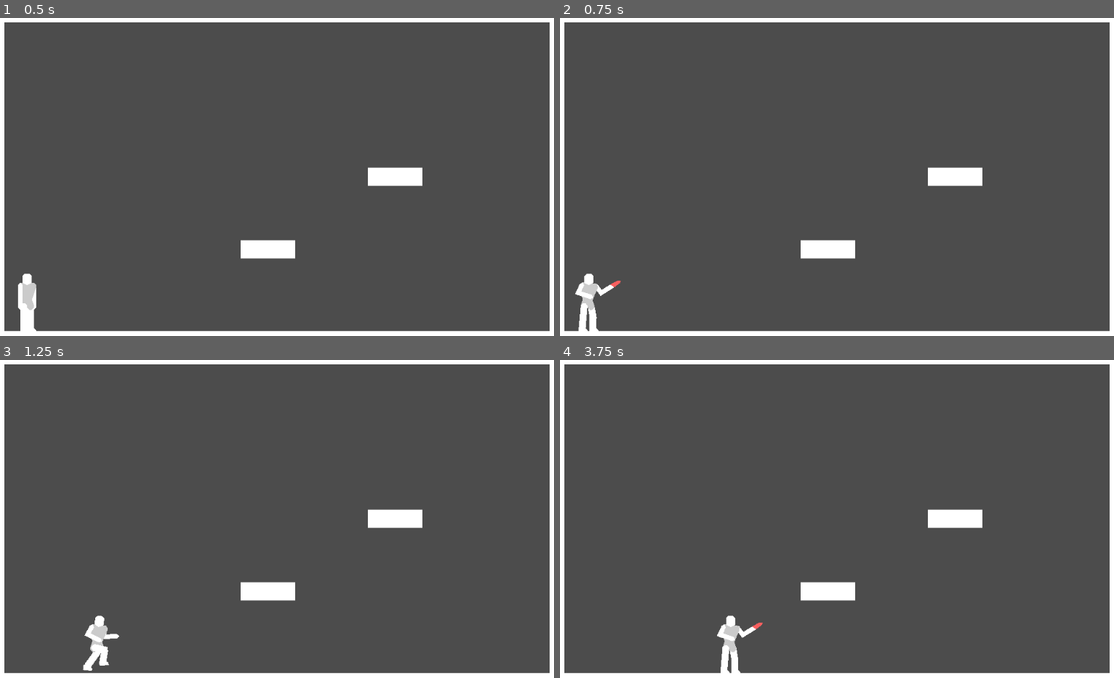
Above: before the commit, frames 1-4 (two rows, left to right).
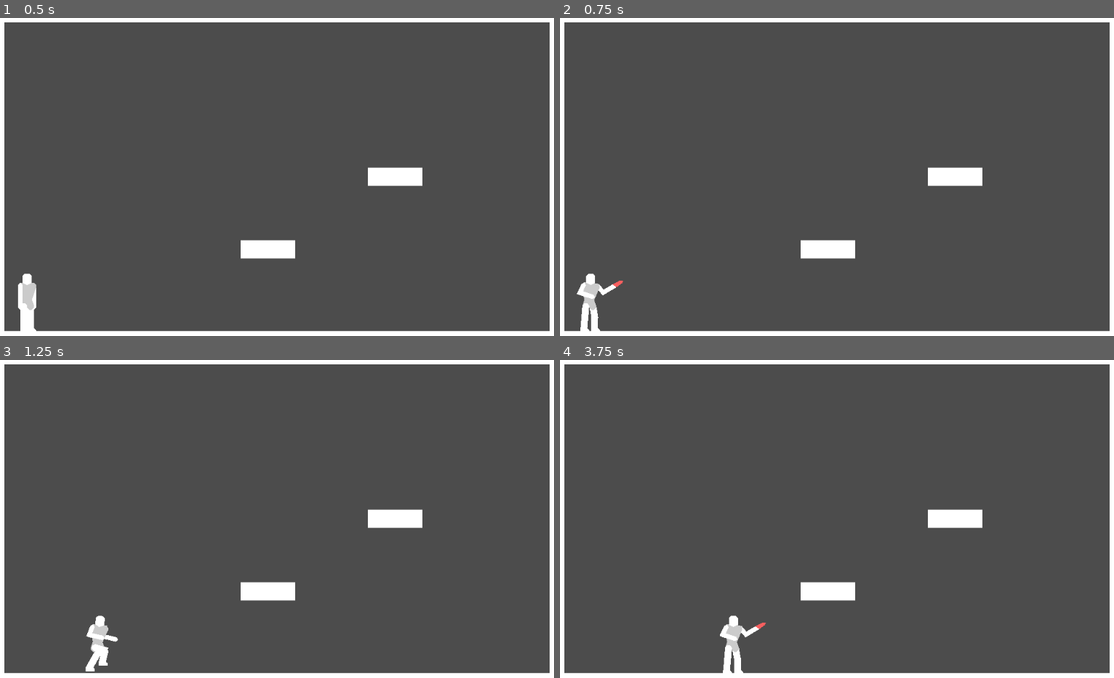
Above: after the commit, the same moments.

Repository: DarknessCatt/Lost-Soul
Game: Godot game, scene res://Maps/Debug_Map/Debug_Map.tscn
Two runs of this game, one before a commit and one after it. Both use one fixed random seed, a clock stepped at 60 frames per second and the inputs below. The project has no main scene, so this scene is started directly.
Inputs:
- Up to frame 1 (0.5 s): no input
- Up to frame 2 (0.75 s): tap Enter at 0.5 s; hold Right (hero_right) from 0.53 s (still down); hold C (hero_attack) from 0.53 s (still down)
- Up to frame 3 (1.25 s): keep holding Right (hero_right); keep holding C (hero_attack); tap Z (hero_jump) at 0.77 s
- Up to frame 4 (3.75 s): release C (hero_attack) at 1.28 s; tap C (hero_attack) at 1.35, 2.85 s; tap Z (hero_jump) at 1.52, 3.02 s; release Right (hero_right) at 2.03 s; hold Left (hero_left) 2.03-2.78 s; hold C (hero_attack) 2.03-2.78 s; hold Right (hero_right) from 2.78 s (still down); hold C (hero_attack) from 3.53 s (still down)

Frame 1 is identical in both runs. In frame 2, 0.3% of the frame differs, in the area x 2-12%, y 80-99%; in frame 3, 0.2%; in frame 4, 0.4%, in the area x 28-38%, y 80-99%.

Commit message:
Jab2 and Combo

Diff:
--- a/Lost_Soul/Entities/Hero/FSM/Buffer.gd
+++ b/Lost_Soul/Entities/Hero/FSM/Buffer.gd
@@ -21,3 +21,15 @@
 
 func _on_Coyote_Timer_timeout():
 	can_coyote = false
+
+#Combo Counter
+var attack_num : int = 0
+
+func _register_attack(num : int):
+	attack_num = num
+
+func _attack_end():
+	$Combo_Timer.start()
+
+func _on_Combo_Timer_timeout():
+	attack_num = 0
--- a/Lost_Soul/Entities/Hero/FSM/GroundAttack.gd
+++ b/Lost_Soul/Entities/Hero/FSM/GroundAttack.gd
@@ -1,20 +1,58 @@
 extends "State.gd"
 
 const NORMAL : Vector2 = Vector2(0, -1)
+const MOVE_SPEED : int = 900
 
 var attacking : bool = false
+var attack_buffered : bool = false
+
+onready var buffer : Node = $"../Buffer"
+onready var combo_info : Array = [["Jab1", $Jab1], ["Jab2", $Jab2]]
 
 func enter(_Player : KinematicBody2D) -> void:
 	_Player.speed.x = 0
-	_Player._change_anim("Jab1")
-	attacking = true
-	$Jab1.start()
+	self.attack(_Player)
 
 func update(_Player: KinematicBody2D, delta : float) -> void:
+	var speed = 0
+
+	if Input.is_action_pressed("hero_right"):
+		speed += MOVE_SPEED*delta
+
+	if Input.is_action_pressed("hero_left"):
+		speed -= MOVE_SPEED*delta
+
+	_Player.speed.x = speed
+
 	_Player.move_and_slide(_Player.speed, NORMAL)
 
 	if not attacking:
-		_Player._change_state($"../OnGround")
+		if attack_buffered:
+			attack(_Player)
+			attack_buffered = false
+		else:
+			buffer._attack_end()
+			_Player._change_state($"../OnGround")
+
+func attack(_Player : KinematicBody2D):
+	var num = buffer.attack_num
+	var attack = combo_info[num]
+
+	_Player._change_anim(attack[0])
+	attack[1].start()
+	attacking = true
+
+	if num+1 == len(combo_info):
+		num = -1
+
+	buffer._register_attack(num+1)
+
+func input(_Player: KinematicBody2D, event : InputEvent) -> void:
+	if event.is_action_pressed("hero_attack"):
+		attack_buffered = true
 
 func _on_Jab1_timeout():
 	attacking = false
+
+func _on_Jab2_timeout():
+	attacking = false
--- a/Lost_Soul/Entities/Hero/Hero.tscn
+++ b/Lost_Soul/Entities/Hero/Hero.tscn
@@ -187,7 +187,7 @@
 }
 tracks/5/type = "value"
 tracks/5/path = NodePath("Body/Hip/Torso/Right_Arm:rotation_degrees")
-tracks/5/interp = 2
+tracks/5/interp = 1
 tracks/5/loop_wrap = true
 tracks/5/imported = false
 tracks/5/enabled = true
@@ -199,7 +199,7 @@
 }
 tracks/6/type = "value"
 tracks/6/path = NodePath("Body/Hip/Torso/Right_Arm/Right_Hand:rotation_degrees")
-tracks/6/interp = 2
+tracks/6/interp = 1
 tracks/6/loop_wrap = true
 tracks/6/imported = false
 tracks/6/enabled = true
@@ -304,6 +304,179 @@
 "transitions": PoolRealArray( 1, 1, 1, 1 ),
 "update": 0,
 "values": [ Vector2( 0, 0 ), Vector2( 3, 0 ), Vector2( 3, 0 ), Vector2( 0, 0 ) ]
+}
+
+[sub_resource type="Animation" id=8]
+resource_name = "Jab2"
+length = 0.35
+step = 0.01
+tracks/0/type = "value"
+tracks/0/path = NodePath("Body/Hip/Torso:rotation_degrees")
+tracks/0/interp = 1
+tracks/0/loop_wrap = true
+tracks/0/imported = false
+tracks/0/enabled = true
+tracks/0/keys = {
+"times": PoolRealArray( 0, 0.12, 0.17, 0.3 ),
+"transitions": PoolRealArray( 1, 1, 1, 1 ),
+"update": 0,
+"values": [ 0.0, 15.0, 15.0, 0.0 ]
+}
+tracks/1/type = "value"
+tracks/1/path = NodePath("Body/Hip/Torso/Head:rotation_degrees")
+tracks/1/interp = 1
+tracks/1/loop_wrap = true
+tracks/1/imported = false
+tracks/1/enabled = true
+tracks/1/keys = {
+"times": PoolRealArray( 0, 0.12, 0.3 ),
+"transitions": PoolRealArray( 1, 1, 1 ),
+"update": 0,
+"values": [ 0.0, -15.0, 0.0 ]
+}
+tracks/2/type = "value"
+tracks/2/path = NodePath("Body/Hip/Torso/Left_Arm:rotation_degrees")
+tracks/2/interp = 1
+tracks/2/loop_wrap = true
+tracks/2/imported = false
+tracks/2/enabled = true
+tracks/2/keys = {
+"times": PoolRealArray( 0, 0.03, 0.12, 0.17, 0.3 ),
+"transitions": PoolRealArray( 1, 1, 1, 1, 1 ),
+"update": 0,
+"values": [ 14.5108, 0.0, -120.0, -120.0, -15.0 ]
+}
+tracks/3/type = "value"
+tracks/3/path = NodePath("Body/Hip/Torso/Left_Arm/Left_Hand:rotation_degrees")
+tracks/3/interp = 1
+tracks/3/loop_wrap = true
+tracks/3/imported = false
+tracks/3/enabled = true
+tracks/3/keys = {
+"times": PoolRealArray( 0, 0.03, 0.12, 0.17, 0.3 ),
+"transitions": PoolRealArray( 1, 1, 1, 1, 1 ),
+"update": 0,
+"values": [ -89.9999, -44.9999, -89.9999, -89.9999, -120.0 ]
+}
+tracks/4/type = "value"
+tracks/4/path = NodePath("Body/Hip/Torso/Right_Arm:rotation_degrees")
+tracks/4/interp = 1
+tracks/4/loop_wrap = true
+tracks/4/imported = false
+tracks/4/enabled = true
+tracks/4/keys = {
+"times": PoolRealArray( 0, 0.12, 0.17, 0.3 ),
+"transitions": PoolRealArray( 1, 1, 1, 1 ),
+"update": 0,
+"values": [ -15.0, 30.0, 30.0, -30.0 ]
+}
+tracks/5/type = "value"
+tracks/5/path = NodePath("Body/Hip/Torso/Right_Arm/Right_Hand:rotation_degrees")
+tracks/5/interp = 1
+tracks/5/loop_wrap = true
+tracks/5/imported = false
+tracks/5/enabled = true
+tracks/5/keys = {
+"times": PoolRealArray( 0, 0.12, 0.17, 0.3 ),
+"transitions": PoolRealArray( 1, 1, 1, 1 ),
+"update": 0,
+"values": [ -120.0, -89.9999, -89.9999, -120.0 ]
+}
+tracks/6/type = "value"
+tracks/6/path = NodePath("Body/Hip/Left_Leg:rotation_degrees")
+tracks/6/interp = 1
+tracks/6/loop_wrap = true
+tracks/6/imported = false
+tracks/6/enabled = true
+tracks/6/keys = {
+"times": PoolRealArray( 0, 0.12, 0.3 ),
+"transitions": PoolRealArray( 1, 1, 1 ),
+"update": 0,
+"values": [ 5.0, 20.0, 5.0 ]
+}
+tracks/7/type = "value"
+tracks/7/path = NodePath("Body/Hip/Left_Leg/Left_Shin:rotation_degrees")
+tracks/7/interp = 1
+tracks/7/loop_wrap = true
+tracks/7/imported = false
+tracks/7/enabled = true
+tracks/7/keys = {
+"times": PoolRealArray( 0, 0.12, 0.3 ),
+"transitions": PoolRealArray( 1, 1, 1 ),
+"update": 0,
+"values": [ 0.723357, 0.723357, 0.723357 ]
+}
+tracks/8/type = "value"
+tracks/8/path = NodePath("Body/Hip/Left_Leg/Left_Shin/Left_Foot:rotation_degrees")
+tracks/8/interp = 1
+tracks/8/loop_wrap = true
+tracks/8/imported = false
+tracks/8/enabled = true
+tracks/8/keys = {
+"times": PoolRealArray( 0, 0.12, 0.3 ),
+"transitions": PoolRealArray( 1, 1, 1 ),
+"update": 0,
+"values": [ -5.0, -20.0, -5.0 ]
+}
+tracks/9/type = "value"
+tracks/9/path = NodePath("Body/Hip/Right_Leg:rotation_degrees")
+tracks/9/interp = 1
+tracks/9/loop_wrap = true
+tracks/9/imported = false
+tracks/9/enabled = true
+tracks/9/keys = {
+"times": PoolRealArray( 0, 0.12, 0.3 ),
+"transitions": PoolRealArray( 1, 1, 1 ),
+"update": 0,
+"values": [ -5.0, -35.0, -5.0 ]
+}
+tracks/10/type = "value"
+tracks/10/path = NodePath("Body/Hip/Right_Leg/Right_Shin:rotation_degrees")
+tracks/10/interp = 1
+tracks/10/loop_wrap = true
+tracks/10/imported = false
+tracks/10/enabled = true
+tracks/10/keys = {
+"times": PoolRealArray( 0, 0.12, 0.3 ),
+"transitions": PoolRealArray( 1, 1, 1 ),
+"update": 0,
+"values": [ 5.0, 35.0, 5.0 ]
+}
+tracks/11/type = "value"
+tracks/11/path = NodePath("Body/Hip/Right_Leg/Right_Shin/Right_Foot:rotation_degrees")
+tracks/11/interp = 1
+tracks/11/loop_wrap = true
+tracks/11/imported = false
+tracks/11/enabled = true
+tracks/11/keys = {
+"times": PoolRealArray( 0, 0.12, 0.3 ),
+"transitions": PoolRealArray( 1, 1, 1 ),
+"update": 0,
+"values": [ 0.0, 0.0, 0.0 ]
+}
+tracks/12/type = "value"
+tracks/12/path = NodePath("Body/Hip:position")
+tracks/12/interp = 1
+tracks/12/loop_wrap = true
+tracks/12/imported = false
+tracks/12/enabled = true
+tracks/12/keys = {
+"times": PoolRealArray( 0, 0.12, 0.3 ),
+"transitions": PoolRealArray( 1, 1, 1 ),
+"update": 0,
+"values": [ Vector2( 0, 0 ), Vector2( 9, 1 ), Vector2( 0, 0 ) ]
+}
+tracks/13/type = "value"
+tracks/13/path = NodePath("Body/Hip/Torso/Left_Arm/Left_Hand/Left_Weapon:polygon")
+tracks/13/interp = 1
+tracks/13/loop_wrap = true
+tracks/13/imported = false
+tracks/13/enabled = true
+tracks/13/keys = {
+"times": PoolRealArray( 0, 0.02, 0.05, 0.12, 0.17, 0.28, 0.3 ),
+"transitions": PoolRealArray( 1, 1, 1, 1, 1, 1, 1 ),
+"update": 0,
+"values": [ PoolVector2Array(  ), PoolVector2Array( 4.23493, 22.1196, -3.29588, 22.343, -2.81228, 23.6266, -1.80195, 24.9682, -1.17752, 25.607, 0.251969, 25.6929, 1.16178, 25.7449, 1.915, 25.1201, 2.9336, 23.8791 ), PoolVector2Array( 4.23493, 22.1196, -3.29588, 22.343, -2.09382, 28.6103, -4.04446, 35.1066, -10.44, 45.9598, -24.8927, 61.0108, -10.4297, 51.1812, -0.387618, 37.6208, 3.89169, 28.9944 ), PoolVector2Array( 4.23493, 22.1196, -3.29588, 22.343, -0.417412, 40.2389, -9.27699, 58.7629, -31.7856, 64.7746, -47.1772, 71.985, -29.6209, 79.1684, -5.76038, 66.7891, 6.12723, 40.9299 ), PoolVector2Array( 4.23493, 22.1196, -3.29588, 22.343, -0.417412, 40.2389, 9.26732, 61.318, 21.7974, 76.1692, 38.1794, 77.424, 25.4469, 68.788, 14.3965, 56.2141, 6.12723, 40.9299 ), PoolVector2Array( 4.23493, 22.1196, -3.29588, 22.343, -2.81228, 23.6266, -1.80195, 24.9682, -1.17752, 25.607, 0.251969, 25.6929, 1.16178, 25.7449, 1.915, 25.1201, 2.9336, 23.8791 ), PoolVector2Array(  ) ]
 }
 
 [sub_resource type="Animation" id=3]
@@ -995,6 +1168,30 @@
 "transitions": PoolRealArray( 1 ),
 "update": 0,
 "values": [ 0.0 ]
+}
+tracks/46/type = "value"
+tracks/46/path = NodePath("Body/Hip/Torso/Left_Arm/Left_Hand/Left_Weapon:polygon")
+tracks/46/interp = 1
+tracks/46/loop_wrap = true
+tracks/46/imported = false
+tracks/46/enabled = true
+tracks/46/keys = {
+"times": PoolRealArray( 0 ),
+"transitions": PoolRealArray( 1 ),
+"update": 1,
+"values": [ PoolVector2Array(  ) ]
+}
+tracks/47/type = "value"
+tracks/47/path = NodePath("Body/Hip/Torso/Right_Arm/Right_Hand/Right_Weapon:polygon")
+tracks/47/interp = 1
+tracks/47/loop_wrap = true
+tracks/47/imported = false
+tracks/47/enabled = true
+tracks/47/keys = {
+"times": PoolRealArray( 0 ),
+"transitions": PoolRealArray( 1 ),
+"update": 1,
+"values": [ PoolVector2Array(  ) ]
 }
 
 [sub_resource type="Animation" id=5]
@@ -1157,6 +1354,7 @@
 autoplay = "Rest"
 anims/Falling = SubResource( 1 )
 anims/Jab1 = SubResource( 7 )
+anims/Jab2 = SubResource( 8 )
 anims/Jumping = SubResource( 3 )
 anims/Rest = SubResource( 4 )
 anims/Walking = SubResource( 5 )
@@ -1172,7 +1370,12 @@
 
 [node name="Jab1" type="Timer" parent="States/GroundAttack"]
 process_mode = 0
-wait_time = 0.3
+wait_time = 0.302
+one_shot = true
+
+[node name="Jab2" type="Timer" parent="States/GroundAttack"]
+process_mode = 0
+wait_time = 0.352
 one_shot = true
 
 [node name="Falling" type="Node" parent="States"]
@@ -1194,12 +1397,15 @@
 wait_time = 0.1
 one_shot = true
 
+[node name="Combo_Timer" type="Timer" parent="States/Buffer"]
+process_mode = 0
+wait_time = 0.2
+one_shot = true
+
 [node name="Body" type="Node2D" parent="."]
 
 [node name="Right_Arm" type="Polygon2D" parent="Body"]
 position = Vector2( 12, -28 )
-rotation = -0.261799
-scale = Vector2( 1, 1 )
 offset = Vector2( 30.2005, 27.966 )
 polygon = PoolVector2Array( -30.2005, -31.966, -26.2005, -27.966, -26.2005, -7.96604, -34.2005, -7.96604, -34.2005, -27.966 )
 __meta__ = {
@@ -1207,8 +1413,7 @@
 }
 
 [node name="Right_Hand" type="Polygon2D" parent="Body"]
-position = Vector2( 16.1411, -12.5452 )
-rotation = -2.35619
+position = Vector2( 12, -12 )
 offset = Vector2( 31.8105, 42.7501 )
 polygon = PoolVector2Array( -31.8105, -46.7501, -27.8105, -42.7501, -27.8105, -18.7501, -31.8105, -14.7501, -35.8105, -18.7501, -35.8105, -42.7501 )
 __meta__ = {
@@ -1217,7 +1422,6 @@
 
 [node name="Right_Leg" type="Polygon2D" parent="Body"]
 position = Vector2( 6, 8 )
-rotation = -0.0872665
 offset = Vector2( 28.2005, 31.966 )
 polygon = PoolVector2Array( -30.2005, -35.966, -26.2005, -35.966, -22.2005, -31.966, -22.2005, -7.96604, -34.2005, -7.96604, -34.2005, -31.966 )
 __meta__ = {
@@ -1225,7 +1429,7 @@
 }
 
 [node name="Right_Shin" type="Polygon2D" parent="Body"]
-position = Vector2( 7.74311, 27.9239 )
+position = Vector2( 6, 28 )
 offset = Vector2( 29.8696, 42.7614 )
 polygon = PoolVector2Array( -31.8696, -46.7614, -27.8696, -46.7614, -23.8696, -42.7614, -23.8696, -22.7614, -27.8696, -18.7614, -31.8696, -18.7614, -35.8696, -22.7614, -35.8696, -42.7614 )
 __meta__ = {
@@ -1233,7 +1437,7 @@
 }
 
 [node name="Right_Foot" type="Polygon2D" parent="Body"]
-position = Vector2( 7.74311, 49.9239 )
+position = Vector2( 6, 50 )
 offset = Vector2( 29.9114, 20.7618 )
 polygon = PoolVector2Array( -23.9114, -22.7618, -19.9114, -18.7618, -19.9114, -14.7618, -35.9114, -14.7618, -35.9114, -22.7618, -31.9114, -26.7618, -27.9114, -26.7618 )
 __meta__ = {
@@ -1269,7 +1473,6 @@
 
 [node name="Left_Arm" type="Polygon2D" parent="Body/Hip/Torso"]
 position = Vector2( -12, -28 )
-rotation = 0.253261
 offset = Vector2( 30.2005, 27.966 )
 polygon = PoolVector2Array( -30.2005, -31.966, -26.2005, -27.966, -26.2005, -7.96604, -34.2005, -7.96604, -34.193, -27.5603 )
 __meta__ = {
@@ -1278,7 +1481,7 @@
 
 [node name="Left_Hand" type="Polygon2D" parent="Body/Hip/Torso/Left_Arm"]
 position = Vector2( -2.35438e-06, 16 )
-rotation = -1.57079
+rotation = 0.012625
 offset = Vector2( 31.8105, 42.7501 )
 polygon = PoolVector2Array( -31.794, -46.6744, -27.7438, -42.7252, -27.4408, -18.7271, -31.39, -14.6769, -35.4402, -18.6261, -35.7432, -42.6242 )
 __meta__ = {
@@ -1297,7 +1500,6 @@
 
 [node name="Right_Arm" type="RemoteTransform2D" parent="Body/Hip/Torso"]
 position = Vector2( 12, -28 )
-rotation = -0.261799
 remote_path = NodePath("../../../Right_Arm")
 __meta__ = {
 "_edit_ik_": true
@@ -1305,7 +1507,6 @@
 
 [node name="Right_Hand" type="RemoteTransform2D" parent="Body/Hip/Torso/Right_Arm"]
 position = Vector2( 0, 16 )
-rotation = -2.0944
 remote_path = NodePath("../../../../Right_Hand")
 __meta__ = {
 "_edit_bone_": true
@@ -1322,7 +1523,6 @@
 
 [node name="Left_Leg" type="Polygon2D" parent="Body/Hip"]
 position = Vector2( -6, 8 )
-rotation = 0.0872665
 offset = Vector2( 28.2005, 31.966 )
 polygon = PoolVector2Array( -30.2005, -35.966, -26.2005, -35.966, -22.2005, -31.966, -22.2005, -7.96604, -34.2005, -7.96604, -34.2005, -31.966 )
 __meta__ = {
@@ -1340,7 +1540,6 @@
 
 [node name="Left_Foot" type="Polygon2D" parent="Body/Hip/Left_Leg/Left_Shin"]
 position = Vector2( -0.0418882, 21.9996 )
-rotation = -0.0872665
 offset = Vector2( 29.9114, 20.7618 )
 polygon = PoolVector2Array( -23.5587, -22.8527, -19.5085, -18.9035, -19.458, -14.9038, -35.4567, -14.7018, -35.5577, -22.7012, -31.6085, -26.7513, -27.6089, -26.8018 )
 __meta__ = {
@@ -1349,14 +1548,12 @@
 
 [node name="end" type="Position2D" parent="Body/Hip/Left_Leg/Left_Shin/Left_Foot"]
 position = Vector2( 6.40327, 1.90881 )
-rotation = 0.184539
 __meta__ = {
 "_edit_bone_": true
 }
 
 [node name="Right_Leg" type="RemoteTransform2D" parent="Body/Hip"]
 position = Vector2( 6, 8 )
-rotation = -0.0872665
 remote_path = NodePath("../../Right_Leg")
 __meta__ = {
 "_edit_ik_": true
@@ -1364,7 +1561,6 @@
 
 [node name="Right_Shin" type="RemoteTransform2D" parent="Body/Hip/Right_Leg"]
 position = Vector2( 0, 20 )
-rotation = 0.0872665
 remote_path = NodePath("../../../Right_Shin")
 __meta__ = {
 "_edit_bone_": true
@@ -1390,5 +1586,7 @@
 "_edit_lock_": true
 }
 [connection signal="timeout" from="States/GroundAttack/Jab1" to="States/GroundAttack" method="_on_Jab1_timeout"]
+[connection signal="timeout" from="States/GroundAttack/Jab2" to="States/GroundAttack" method="_on_Jab2_timeout"]
 [connection signal="timeout" from="States/Buffer/Jump_Buffer" to="States/Buffer" method="_on_Jump_Buffer_timeout"]
 [connection signal="timeout" from="States/Buffer/Coyote_Timer" to="States/Buffer" method="_on_Coyote_Timer_timeout"]
+[connection signal="timeout" from="States/Buffer/Combo_Timer" to="States/Buffer" method="_on_Combo_Timer_timeout"]
Not shown: 1 places in Lost_Soul/Entities/Hero/Hero.tscn that only renumber resources
